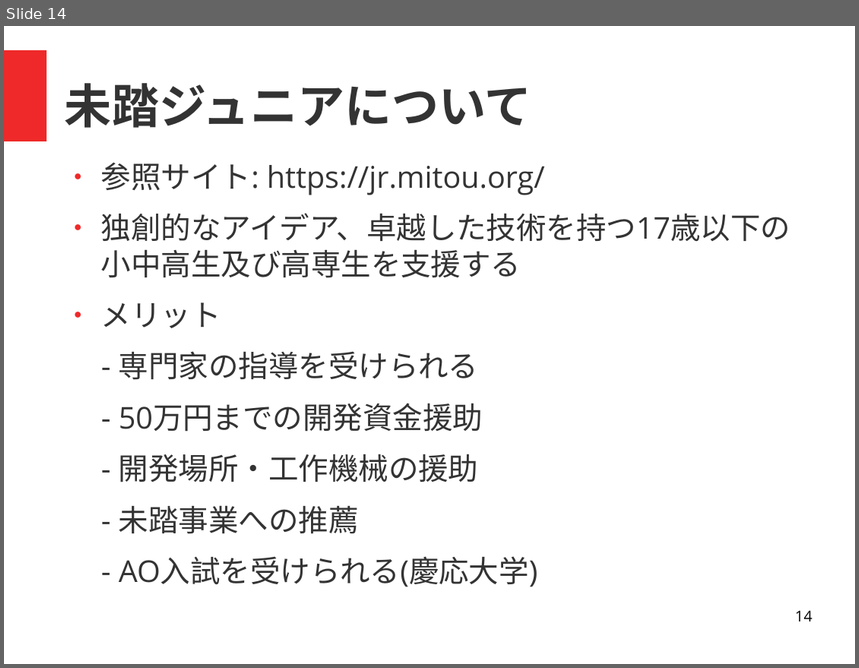
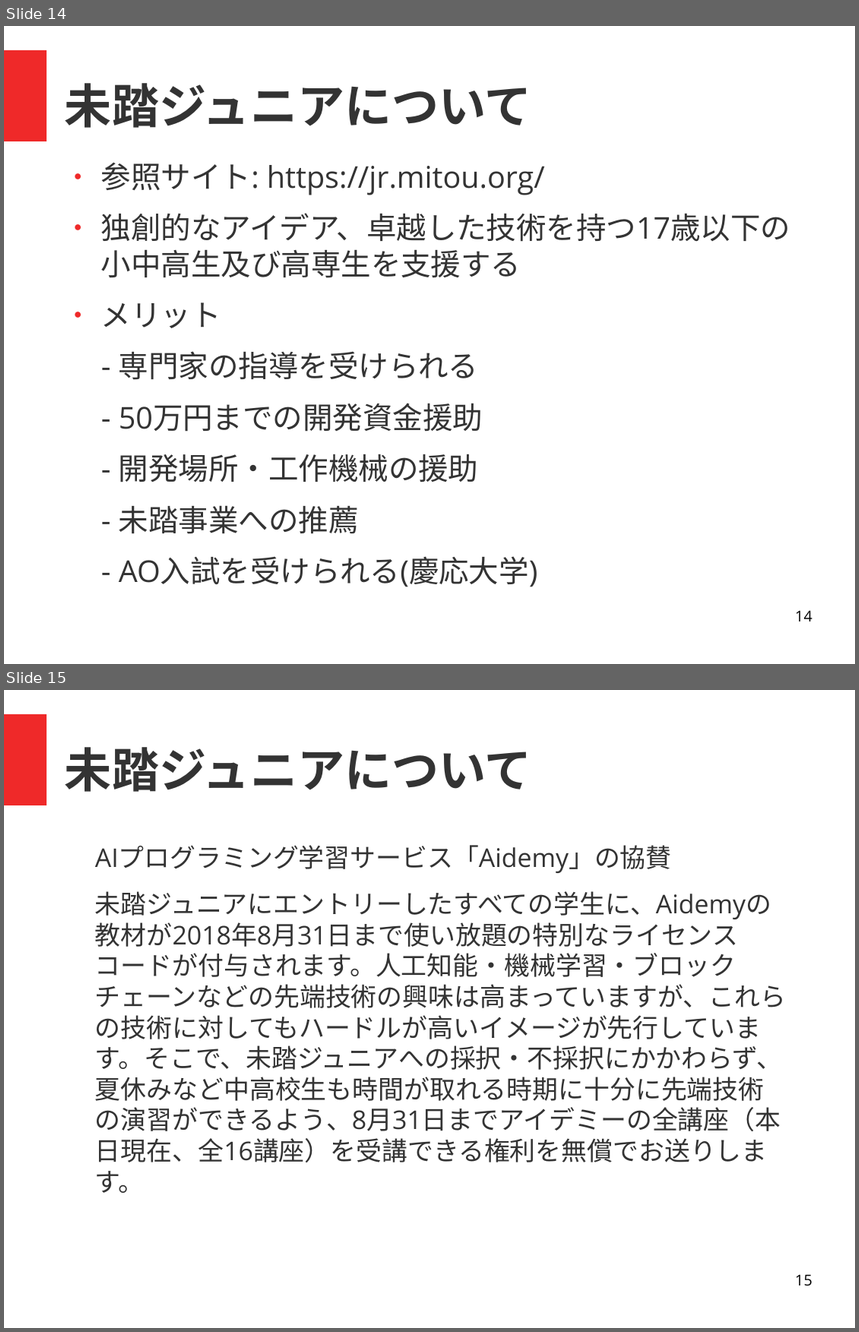
Before and after one commit to coderdojo-nada/resource, a slide deck: guide/coderdojo-nada紹介.odp. Shown one above the other, each under a label of ours: slide 14 before the commit, slides 14 and 15 after it. The pictures are 859x668 and 859x1332 pixels, drawn with LibreOffice and Linux fonts; fonts in the diff are those of the drawing. Boxes give left, top, right and bottom in pixels: in the first picture for what was removed or moved away, otherwise in the second. Text is boxed around its words. In the diff, an @@ line names an element or a change of style, - is before the commit and + after.

```diff
--- a/guide/coderdojo-nada紹介.odp
+++ b/guide/coderdojo-nada紹介.odp
@@ slide 15 added at <box>4,690,855,1328</box>, background #FFFFFF; not listed: 1 template element that a slide beside it also shows @@
@@ title added at <box>65,747,532,792</box>, 44 pt, text #333333, bold @@
+未踏ジュニアについて
@@ text added at <box>95,845,786,1193</box>, 24 pt, text #333333 @@
+AIプログラミング学習サービス「Aidemy」の協賛
+未踏ジュニアにエントリーしたすべての学生に、Aidemyの教材が2018年8月31日まで使い放題の特別なライセンスコードが付与されます。人工知能・機械学習・ブロックチェーンなどの先端技術の興味は高まっていますが、これらの技術に対してもハードルが高いイメージが先行しています。そこで、未踏ジュニアへの採択・不採択にかかわらず、夏休みなど中高校生も時間が取れる時期に十分に先端技術の演習ができるよう、8月31日までアイデミーの全講座（本日現在、全16講座）を受講できる権利を無償でお送りします。
@@ page number added at <box>795,1275,813,1287</box>, 14 pt, text #000000 @@
+15
```
Also in this commit, not shown: 3 slides changed, 1 other file.
